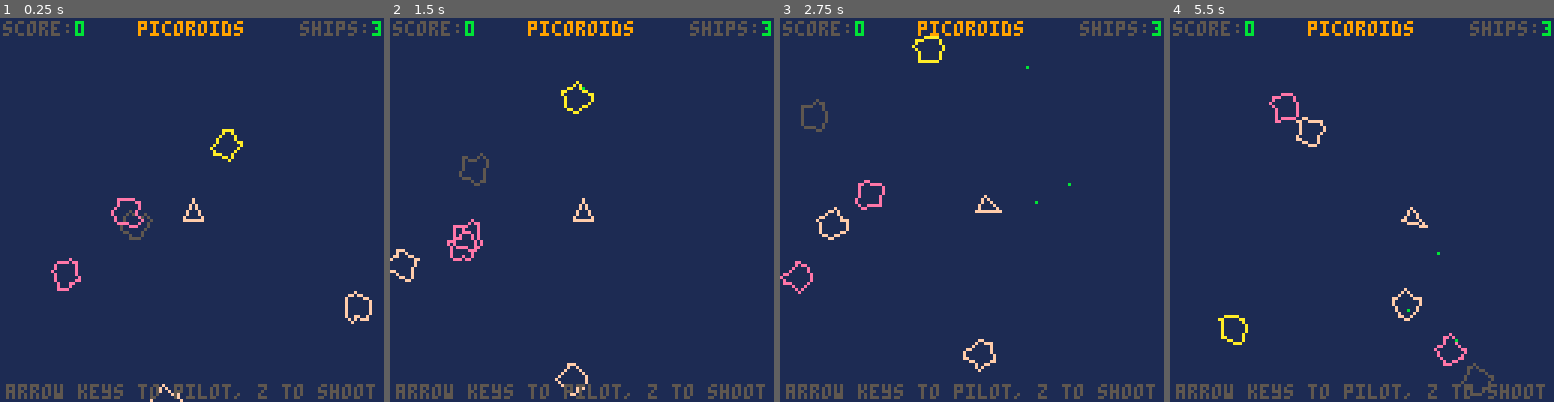
Above: before the commit, frames 1-4 (left to right).
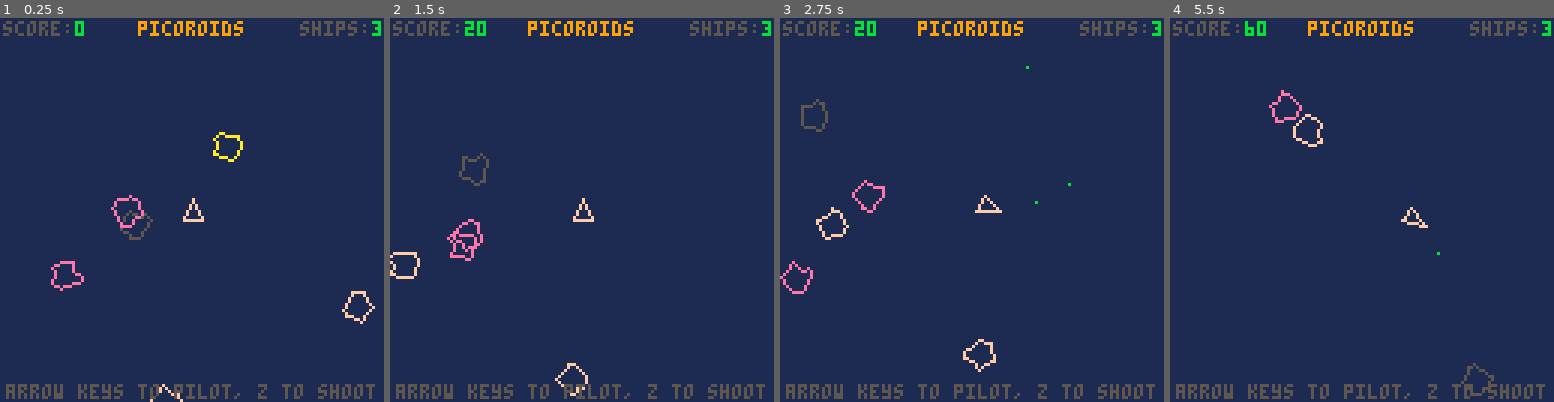
Above: after the commit, the same moments.

Repository: joltcountry/pico-8
Game: PICO-8 cartridge picoroids.p8
Same seed, same stepped clock (60 frames per second), same inputs: the game is played once before the commit and once after it.
Inputs:
- Up to frame 1 (0.25 s): no input
- Up to frame 2 (1.5 s): tap O (Z key) at 0.7 s
- Up to frame 3 (2.75 s): hold Right 1.6-2.1 s; tap O (Z key) at 1.7, 2.1, 2.5 s; hold Up 2.15-2.42 s; hold Right from 2.47 s (still down)
- Up to frame 4 (5.5 s): tap O (Z key) every 0.4 s from 2.9 to 5.3 s; release Right at 3.03 s; hold Left 3.08-3.58 s; hold Right 4.02-4.68 s; hold Up 4.73-5.03 s; hold Left from 5.08 s (still down)

The runs differ from the first frame. In frame 1, 0.8% of the frame differs, in the area x 13-98%, y 28-80%; in frame 2, 0.8%; in frame 3, 0.8%; in frame 4, 0.9%, in the area x 12-78%, y 0-91%.

Commit message:
shot collisions

Diff:
--- a/picoroids.p8
+++ b/picoroids.p8
@@ -18,20 +18,7 @@
  ship.turnspeed=5
  ship.thrustdiv=20
 
- roids = {}
- for i=1,numroids do
-  roids[i] = {
-   vec = roidvec,
-   clr = flr(rnd(14))+2,
-   dir = rnd(360),
-	  x = rnd(128),
-	  y = rnd(128),
-	  xvel = rnd(1)-.5,
-	  yvel = rnd(1)-.5,
-	  turnspeed=rnd(6),
-	  turndir=flr(rnd(2))
-  }
- end
+ init_roids(6)
 
  shots = {
   {
@@ -118,11 +105,29 @@
  foreach(roids, spin)
 
  for i = 1,4 do
+  shotcollision(shots[i], roids)
   if (shots[i].time > 1) move(shots[i])
  end
 
  foreach(shots, countdown)
 
+end
+
+function shotcollision(shot, targets)
+ for i=1,#targets do
+  if (
+   shot.time>0 and
+   shot.x > targets[i].x-targets[i].width and
+   shot.x < targets[i].x+targets[i].width and
+   shot.y > targets[i].y-targets[i].width and
+   shot.y < targets[i].y+targets[i].width
+  ) then
+   score += targets[i].score
+   shot.time=0
+   del(targets, targets[i])
+  end
+ end
+ if (#targets==0) init_roids(flr(rnd(10))+2)
 end
 
 function countdown(obj)
@@ -193,6 +198,25 @@
  {180, 8},
  {210, 4}
 }
+-->8
+function init_roids(num)
+ roids = {}
+ for i=1,num do
+  roids[i] = {
+   vec = roidvec,
+   clr = flr(rnd(14))+2,
+   dir = rnd(360),
+	  x = rnd(128),
+	  y = rnd(128),
+	  xvel = rnd(1)-.5,
+	  yvel = rnd(1)-.5,
+	  turnspeed=rnd(6),
+	  turndir=flr(rnd(2)),
+	  width=5,
+	  score=20
+  }
+ end
+end
 __gfx__
 00000000000000000000000000000000000000000000000000000000000000000000000000000000000000000000000000000000000000000000000000000000
 00000000000000000000000000000000000000000000000000000000000000000000000000000000000000000000000000000000000000000000000000000000
